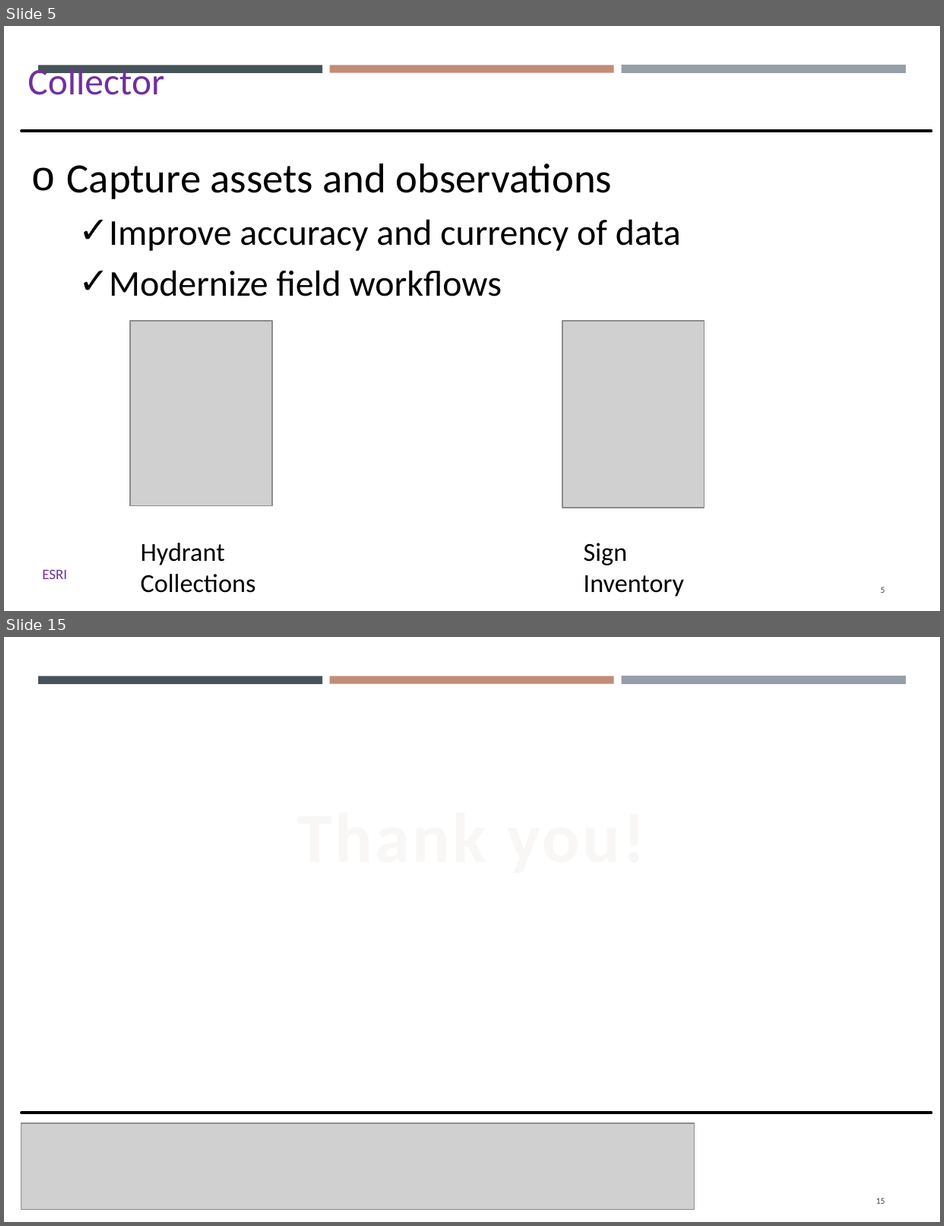
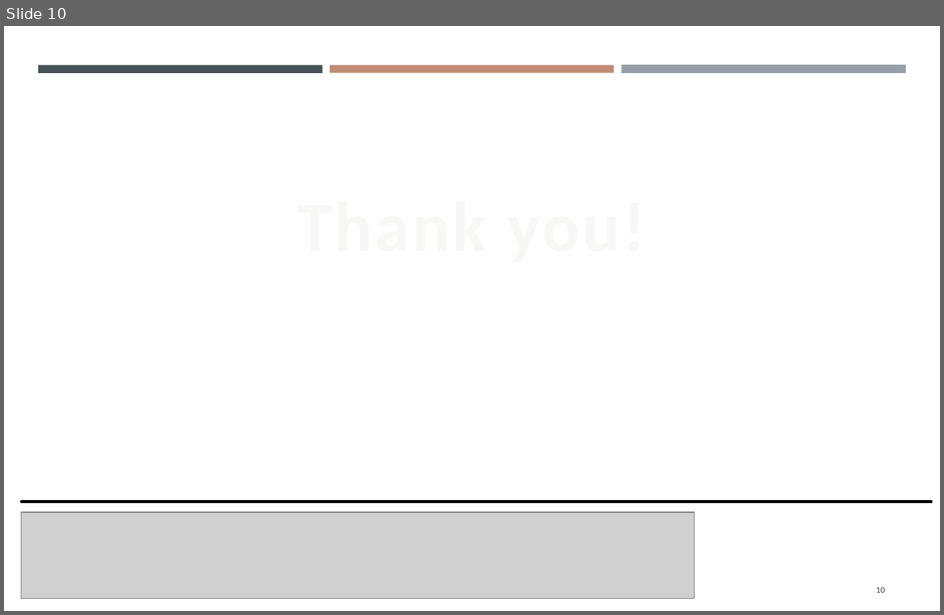
Before and after one commit to gisynw/Field_Techniques, a slide deck: docs/Lectures/Week04/Lecture09_GEOG3319_Suvery123 and Collector.pptx. Shown one above the other, each under a label of ours: slides 5 and 15 before the commit, slide 10 after it; the slides between them are not shown. The pictures are 944x1226 and 944x615 pixels, drawn with LibreOffice and Linux fonts; fonts in the diff are those of the drawing; grey boxes stand for pictures. Boxes give left, top, right and bottom in pixels: in the first picture for what was removed or moved away, otherwise in the second. Text is boxed around its words. In the diff, an @@ line names an element or a change of style, - is before the commit and + after.

```diff
--- a/docs/Lectures/Week04/Lecture09_GEOG3319_Suvery123 and Collector.pptx
+++ b/docs/Lectures/Week04/Lecture09_GEOG3319_Suvery123 and Collector.pptx
@@ slide 5 removed at [4, 26, 940, 611], background #FFFFFF; not listed: 3 template elements that a slide beside it also shows @@
@@ text removed at [28, 65, 164, 95] @@
-Collector
@@ line removed from (21, 131) to (932, 131) @@
@@ text removed at [67, 164, 681, 297] @@
-o Capture assets and observations
-  ✓ Improve accuracy and currency of data
-  ✓ Modernize field workflows
@@ picture removed at [130, 320, 272, 506] @@
@@ picture removed at [563, 320, 704, 508] @@
@@ text removed at [141, 543, 256, 593] @@
-Hydrant Collections
@@ text removed at [584, 543, 684, 597] @@
-Sign Inventory
@@ text removed at [42, 569, 67, 579] @@
-ESRI
@@ page number removed at [881, 587, 886, 593] @@
-5
@@ what was slide 15 is now slide 10 @@
@@ page number at [876, 587, 886, 593]: text changed @@
-15
+10
```
Also in this commit, not shown: 3 slides changed, 6 slides added, 10 other slides removed, 2 other files.
